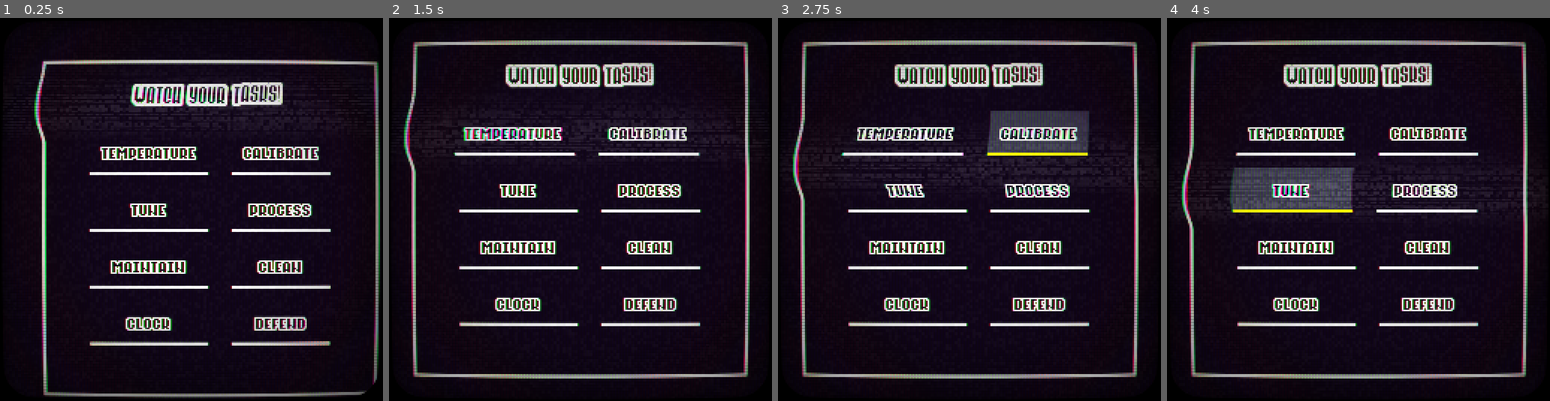
Above: before the commit, frames 1-4 (left to right).
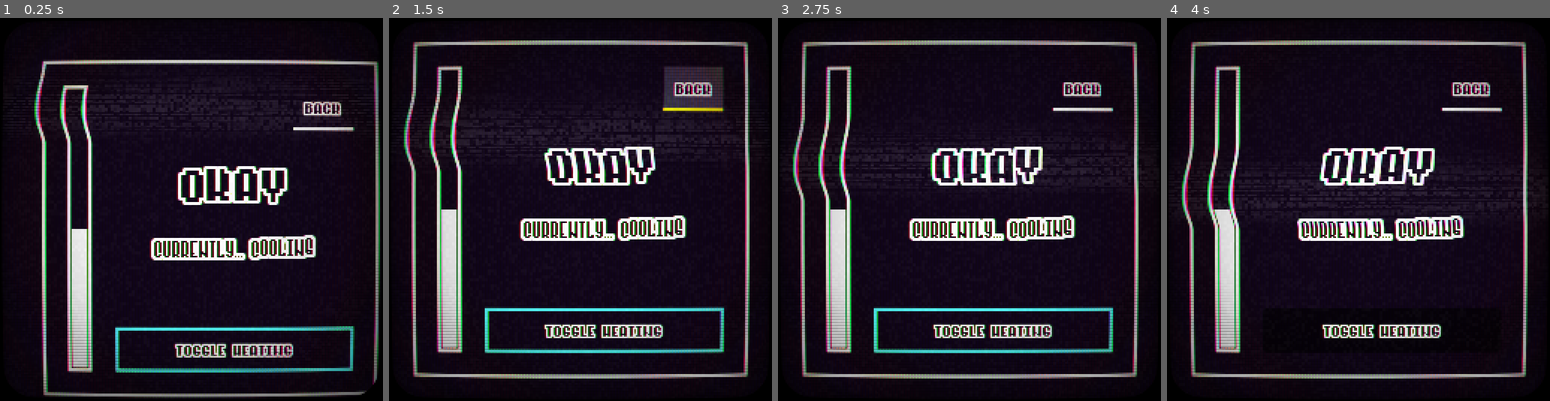
Above: after the commit, the same moments.

Repository: Ayabee527/mini-jam-214-machines
Game: Godot game, scene res://main/main.tscn
The game is run twice, just before and just after one commit, with the same random seed, the same clock (stepped at 60 frames per second) and the same inputs.
Inputs (mouse positions are in pixels of both pictures, inside the frame that each line leads up to):
- Up to frame 1 (0.25 s): no input
- Up to frame 2 (1.5 s): click (519, 136) at 0.5 s, where only the run before the commit has a clickable "temperature"; click (695, 86) at 1.25 s, where only the run after the commit has a clickable "Back"
- Up to frame 3 (2.75 s): click (1038, 132) at 2 s, where only the run before the commit has a clickable "calibrate"
- Up to frame 4 (4 s): click (1381, 332) at 2.75 s, where only the run after the commit has a clickable "toggle heating"; click (1297, 190) at 3.5 s, where only the run before the commit has a clickable "tune"

The runs differ from the first frame. In frame 1, 19% of the frame differs, in the area x 15-93%, y 16-93%; in frame 2, 20%; in frame 3, 20%, in the area x 10-88%, y 11-88%; in frame 4, 20%.

Commit message:
started temperature task

Diff:
--- a/game/autoloads/GameManager.gd
+++ b/game/autoloads/GameManager.gd
@@ -1,15 +1,6 @@
 extends Node
 
-const TICK_TIME: float = 0.1
-
-signal ticked()
-
-var ticking: bool = true
-var time: float = 0
+var tasks: Array[Task] = []
 
 func _process(delta: float) -> void:
-	if ticking:
-		time += delta
-		if time > TICK_TIME:
-			time = fposmod(time, TICK_TIME)
-			ticked.emit()
+	pass
--- a/game/main/main.tscn
+++ b/game/main/main.tscn
@@ -2,6 +2,7 @@
 
 [ext_resource type="Script" uid="uid://c27kky8jcquci" path="res://main/main.gd" id="1_xwkvk"]
 [ext_resource type="PackedScene" uid="uid://bnjlfdnxiqox3" path="res://tasks/hub/task_hub.tscn" id="2_pjrb6"]
+[ext_resource type="PackedScene" uid="uid://cov47c0etauq7" path="res://tasks/temperature/task_temp.tscn" id="3_xwkvk"]
 
 [sub_resource type="StyleBoxFlat" id="StyleBoxFlat_66q6m"]
 draw_center = false
@@ -96,3 +97,6 @@
 shape = SubResource("WorldBoundaryShape2D_53q0u")
 
 [node name="TaskHub" parent="MarginContainer/PanelContainer/Clip/World" unique_id=1498745780 instance=ExtResource("2_pjrb6")]
+visible = false
+
+[node name="TaskTemp" parent="MarginContainer/PanelContainer/Clip/World" unique_id=773428833 instance=ExtResource("3_xwkvk")]
--- /dev/null
+++ b/game/tasks/data/task.gd
@@ -0,0 +1,10 @@
+class_name Task
+extends Resource
+
+signal failed()
+
+@export var fail_gradient: Gradient
+@export var min_fail: float = 0
+@export var max_fail: float = 0
+
+var fail_progress: float = 0.0
--- a/game/tasks/hub/task_select.tscn
+++ b/game/tasks/hub/task_select.tscn
@@ -47,6 +47,18 @@
 border_width_bottom = 2
 border_color = Color(1, 0.96862745, 0.8117647, 1)
 
+[sub_resource type="StyleBoxFlat" id="StyleBoxFlat_0gjhi"]
+content_margin_left = 8.0
+content_margin_top = 8.0
+content_margin_right = 8.0
+content_margin_bottom = 8.0
+bg_color = Color(0.22566202, 0, 0.03917647, 1)
+border_width_left = 2
+border_width_top = 2
+border_width_right = 2
+border_width_bottom = 2
+border_color = Color(1, 0, 0, 1)
+
 [node name="TaskSelect" type="PanelContainer" unique_id=1473958717 node_paths=PackedStringArray("progress_bar", "button")]
 theme_override_styles/panel = SubResource("StyleBoxFlat_q4iom")
 script = ExtResource("1_gsxru")
@@ -69,6 +81,7 @@
 theme_override_colors/font_pressed_color = Color(0.047058824, 0.011764706, 0.05882353, 1)
 theme_override_colors/font_hover_color = Color(0.047058824, 0.011764706, 0.05882353, 1)
 theme_override_colors/font_hover_pressed_color = Color(0.047058824, 0.011764706, 0.05882353, 1)
+theme_override_colors/font_disabled_color = Color(0.047058824, 0.011764706, 0.05882353, 1)
 theme_override_colors/font_outline_color = Color(1, 0.96862745, 0.8117647, 1)
 theme_override_constants/outline_size = 4
 theme_override_fonts/font = ExtResource("1_xbg1x")
@@ -76,6 +89,7 @@
 theme_override_styles/pressed = SubResource("StyleBoxFlat_gsxru")
 theme_override_styles/hover = SubResource("StyleBoxFlat_qaa66")
 theme_override_styles/hover_pressed = SubResource("StyleBoxFlat_ti4mm")
+theme_override_styles/disabled = SubResource("StyleBoxFlat_0gjhi")
 theme_override_styles/focus = SubResource("StyleBoxFlat_qaa66")
 text = "temp"
 
--- /dev/null
+++ b/game/tasks/temperature/task_temp.gd
@@ -0,0 +1 @@
+extends Node2D
--- /dev/null
+++ b/game/tasks/temperature/task_temp.tscn
@@ -0,0 +1,170 @@
+[gd_scene format=3 uid="uid://cov47c0etauq7"]
+
+[ext_resource type="Script" uid="uid://blhltetwvyst0" path="res://tasks/temperature/task_temp.gd" id="1_pyg55"]
+[ext_resource type="Texture2D" uid="uid://dloif4lspjhqv" path="res://assets/textures/npr_thick.png" id="2_d43re"]
+[ext_resource type="Texture2D" uid="uid://ckowrtj58uv13" path="res://assets/textures/npr_thick_fill.png" id="3_d43re"]
+[ext_resource type="FontFile" uid="uid://beg6m70dt6qd8" path="res://assets/fonts/PixelHigh.ttf" id="4_2higp"]
+[ext_resource type="FontFile" uid="uid://b3w1memles7js" path="res://assets/fonts/PixelMiddle.ttf" id="4_ivnby"]
+
+[sub_resource type="StyleBoxFlat" id="StyleBoxFlat_2higp"]
+content_margin_left = 8.0
+content_margin_top = 8.0
+content_margin_right = 8.0
+content_margin_bottom = 8.0
+bg_color = Color(1, 1, 1, 0)
+border_width_bottom = 2
+border_color = Color(1, 0.96862745, 0.8117647, 1)
+
+[sub_resource type="StyleBoxFlat" id="StyleBoxFlat_hv3c0"]
+content_margin_left = 8.0
+content_margin_top = 8.0
+content_margin_right = 8.0
+content_margin_bottom = 8.0
+bg_color = Color(1, 1, 1, 0.2509804)
+border_width_bottom = 2
+border_color = Color(0.8425804, 0.7331326, 0, 1)
+
+[sub_resource type="StyleBoxFlat" id="StyleBoxFlat_eg4l4"]
+content_margin_left = 8.0
+content_margin_top = 8.0
+content_margin_right = 8.0
+content_margin_bottom = 8.0
+bg_color = Color(1, 1, 1, 0.1254902)
+border_width_bottom = 2
+border_color = Color(0.8982065, 0.7780795, 3.85046e-07, 1)
+
+[sub_resource type="StyleBoxFlat" id="StyleBoxFlat_nwgni"]
+content_margin_left = 8.0
+content_margin_top = 8.0
+content_margin_right = 8.0
+content_margin_bottom = 8.0
+bg_color = Color(1, 1, 1, 0.2509804)
+border_width_bottom = 2
+border_color = Color(1, 0.96862745, 0.8117647, 1)
+
+[sub_resource type="StyleBoxFlat" id="StyleBoxFlat_bfk88"]
+content_margin_left = 8.0
+content_margin_top = 8.0
+content_margin_right = 8.0
+content_margin_bottom = 8.0
+bg_color = Color(0.22566202, 0, 0.03917647, 1)
+border_width_left = 2
+border_width_top = 2
+border_width_right = 2
+border_width_bottom = 2
+border_color = Color(1, 0, 0, 1)
+
+[sub_resource type="StyleBoxFlat" id="StyleBoxFlat_vh4jg"]
+content_margin_left = 8.0
+content_margin_top = 8.0
+content_margin_right = 8.0
+content_margin_bottom = 8.0
+bg_color = Color(1, 1, 1, 0)
+border_width_left = 2
+border_width_top = 2
+border_width_right = 2
+border_width_bottom = 2
+border_color = Color(0.24705882, 0.96862745, 0.8117647, 1)
+
+[node name="TaskTemp" type="Node2D" unique_id=773428833]
+script = ExtResource("1_pyg55")
+
+[node name="MarginContainer" type="MarginContainer" parent="." unique_id=1669709569]
+custom_minimum_size = Vector2(256, 256)
+offset_right = 40.0
+offset_bottom = 40.0
+theme_override_constants/margin_left = 32
+theme_override_constants/margin_top = 32
+theme_override_constants/margin_right = 32
+theme_override_constants/margin_bottom = 32
+
+[node name="HBoxContainer" type="HBoxContainer" parent="MarginContainer" unique_id=1239771173]
+layout_mode = 2
+theme_override_constants/separation = 16
+
+[node name="TempBar" type="TextureProgressBar" parent="MarginContainer/HBoxContainer" unique_id=1699518887]
+custom_minimum_size = Vector2(16, 0)
+layout_mode = 2
+size_flags_horizontal = 0
+min_value = -1.0
+max_value = 1.0
+step = 0.01
+fill_mode = 3
+nine_patch_stretch = true
+stretch_margin_left = 4
+stretch_margin_top = 4
+stretch_margin_right = 4
+stretch_margin_bottom = 4
+texture_under = ExtResource("2_d43re")
+texture_progress = ExtResource("3_d43re")
+
+[node name="VBoxContainer" type="VBoxContainer" parent="MarginContainer/HBoxContainer" unique_id=674292310]
+layout_mode = 2
+size_flags_horizontal = 3
+theme_override_constants/separation = 16
+
+[node name="Back" type="Button" parent="MarginContainer/HBoxContainer/VBoxContainer" unique_id=1675637716]
+layout_mode = 2
+size_flags_horizontal = 8
+size_flags_vertical = 0
+theme_override_colors/font_color = Color(0.047058824, 0.011764706, 0.05882353, 1)
+theme_override_colors/font_focus_color = Color(0.047058824, 0.011764706, 0.05882353, 1)
+theme_override_colors/font_pressed_color = Color(0.047058824, 0.011764706, 0.05882353, 1)
+theme_override_colors/font_hover_color = Color(0.047058824, 0.011764706, 0.05882353, 1)
+theme_override_colors/font_hover_pressed_color = Color(0.047058824, 0.011764706, 0.05882353, 1)
+theme_override_colors/font_disabled_color = Color(0.047058824, 0.011764706, 0.05882353, 1)
+theme_override_colors/font_outline_color = Color(1, 0.96862745, 0.8117647, 1)
+theme_override_constants/outline_size = 4
+theme_override_fonts/font = ExtResource("4_ivnby")
+theme_override_styles/normal = SubResource("StyleBoxFlat_2higp")
+theme_override_styles/pressed = SubResource("StyleBoxFlat_hv3c0")
+theme_override_styles/hover = SubResource("StyleBoxFlat_eg4l4")
+theme_override_styles/hover_pressed = SubResource("StyleBoxFlat_nwgni")
+theme_override_styles/disabled = SubResource("StyleBoxFlat_bfk88")
+theme_override_styles/focus = SubResource("StyleBoxFlat_eg4l4")
+text = "Back"
+
+[node name="Temp" type="RichTextLabel" parent="MarginContainer/HBoxContainer/VBoxContainer" unique_id=21624762]
+clip_contents = false
+layout_mode = 2
+size_flags_horizontal = 4
+size_flags_vertical = 0
+theme_override_colors/default_color = Color(0.047058824, 0.011764706, 0.05882353, 1)
+theme_override_colors/font_outline_color = Color(1, 0.96862745, 0.8117647, 1)
+theme_override_constants/outline_size = 8
+theme_override_fonts/normal_font = ExtResource("4_ivnby")
+theme_override_font_sizes/normal_font_size = 48
+bbcode_enabled = true
+text = "[shake]OKAY"
+fit_content = true
+autowrap_mode = 0
+
+[node name="Title" type="RichTextLabel" parent="MarginContainer/HBoxContainer/VBoxContainer" unique_id=1326465707]
+clip_contents = false
+layout_mode = 2
+size_flags_horizontal = 4
+size_flags_vertical = 0
+theme_override_colors/default_color = Color(0.047058824, 0.011764706, 0.05882353, 1)
+theme_override_colors/font_outline_color = Color(1, 0.96862745, 0.8117647, 1)
+theme_override_constants/outline_size = 8
+theme_override_fonts/normal_font = ExtResource("4_2higp")
+bbcode_enabled = true
+text = "[wave]currently... cooling"
+fit_content = true
+autowrap_mode = 0
+
+[node name="Toggle" type="Button" parent="MarginContainer/HBoxContainer/VBoxContainer" unique_id=684855088]
+layout_mode = 2
+size_flags_vertical = 10
+theme_override_colors/font_color = Color(0.047058824, 0.011764706, 0.05882353, 1)
+theme_override_colors/font_focus_color = Color(0.047058824, 0.011764706, 0.05882353, 1)
+theme_override_colors/font_pressed_color = Color(0.047058824, 0.011764706, 0.05882353, 1)
+theme_override_colors/font_hover_color = Color(0.047058824, 0.011764706, 0.05882353, 1)
+theme_override_colors/font_hover_pressed_color = Color(0.047058824, 0.011764706, 0.05882353, 1)
+theme_override_colors/font_disabled_color = Color(0.047058824, 0.011764706, 0.05882353, 1)
+theme_override_colors/font_outline_color = Color(1, 0.96862745, 0.8117647, 1)
+theme_override_constants/outline_size = 4
+theme_override_fonts/font = ExtResource("4_ivnby")
+theme_override_styles/normal = SubResource("StyleBoxFlat_vh4jg")
+toggle_mode = true
+text = "toggle heating"
Binary file added: game/assets/textures/npr_basic.png
Not shown, added: game/assets/textures/npr_basic.png.import
Binary file added: game/assets/textures/npr_basic_fill.png
Not shown, added: game/assets/textures/npr_basic_fill.png.import
Binary file added: game/assets/textures/npr_thick.png
Not shown, added: game/assets/textures/npr_thick.png.import
Binary file added: game/assets/textures/npr_thick_fill.png
Not shown, added: game/assets/textures/npr_thick_fill.png.import
Not shown, added: game/tasks/data/task.gd.uid
Not shown, added: game/tasks/temperature/task_temp.gd.uid
